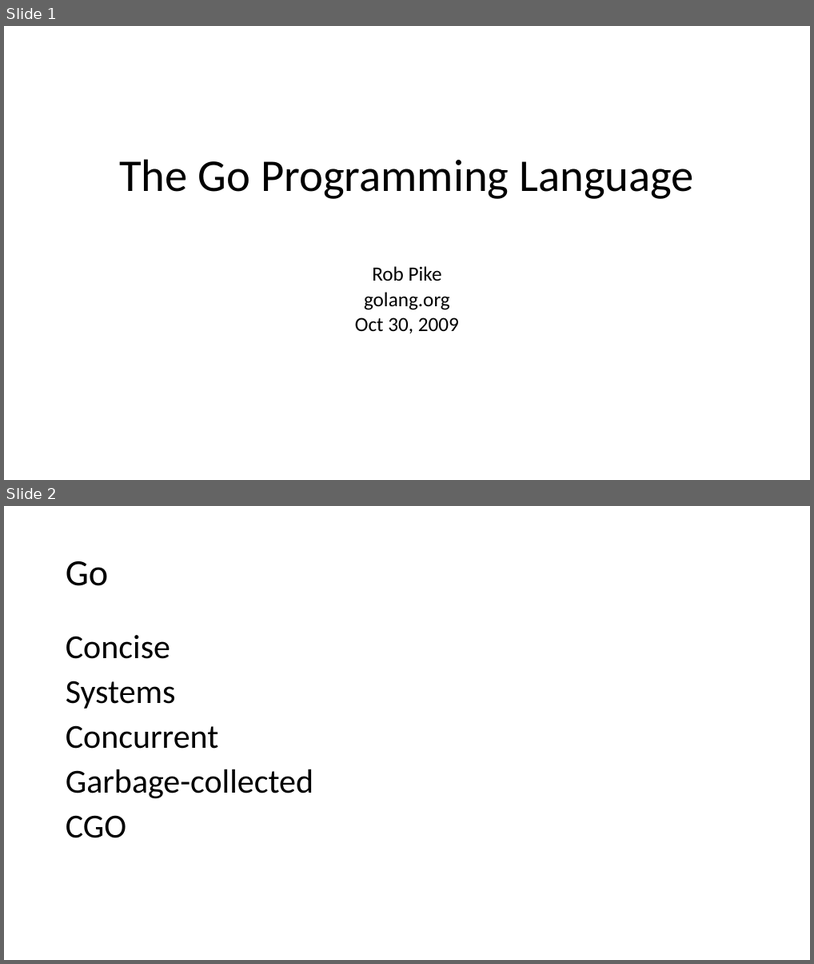
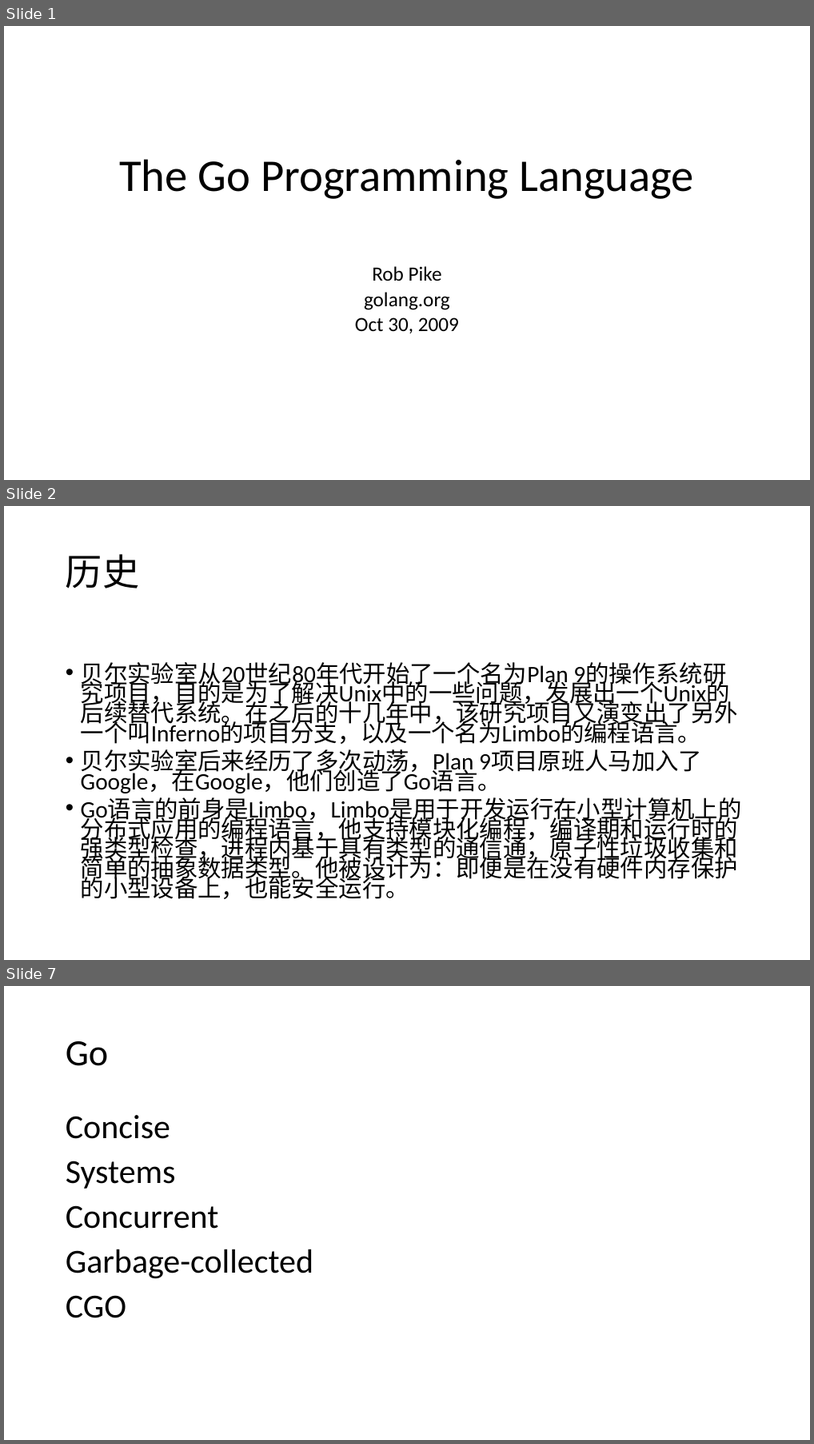
Before and after one commit to firstbird/goPresent, a slide deck: go introduction.pptx. Shown one above the other, each under a label of ours: slides 1 and 2 before the commit, slides 1, 2 and 7 after it; the slides between them are not shown. The pictures are 814x964 and 814x1444 pixels, drawn with LibreOffice and Linux fonts; fonts in the diff are those of the drawing. Boxes give left, top, right and bottom in pixels: in the first picture for what was removed or moved away, otherwise in the second. Text is boxed around its words. In the diff, an @@ line names an element or a change of style, - is before the commit and + after.

```diff
--- a/go introduction.pptx
+++ b/go introduction.pptx
@@ slide 2 added at [4, 506, 810, 960], background #FFFFFF @@
@@ title added at [66, 554, 139, 588], 44 pt, text #000000 @@
+历史
@@ text added at [81, 662, 742, 899], 28 pt, text #000000 @@
+• 贝尔实验室从20世纪80年代开始了一个名为Plan 9的操作系统研究项目，目的是为了解决Unix中的一些问题，发展出一个Unix的后续替代系统。在之后的十几年中，该研究项目又演变出了另外一个叫Inferno的项目分支，以及一个名为Limbo的编程语言。
+• 贝尔实验室后来经历了多次动荡，Plan 9项目原班人马加入了Google，在Google，他们创造了Go语言。
+• Go语言的前身是Limbo，Limbo是用于开发运行在小型计算机上的分布式应用的编程语言，他支持模块化编程，编译期和运行时的强类型检查，进程内基于具有类型的通信通，原子性垃圾收集和简单的抽象数据类型。他被设计为：即便是在没有硬件内存保护的小型设备上，也能安全运行。
@@ what was slide 2 is now slide 7 @@
```
Also in this commit, not shown: 5 other slides added, 3 other files.
